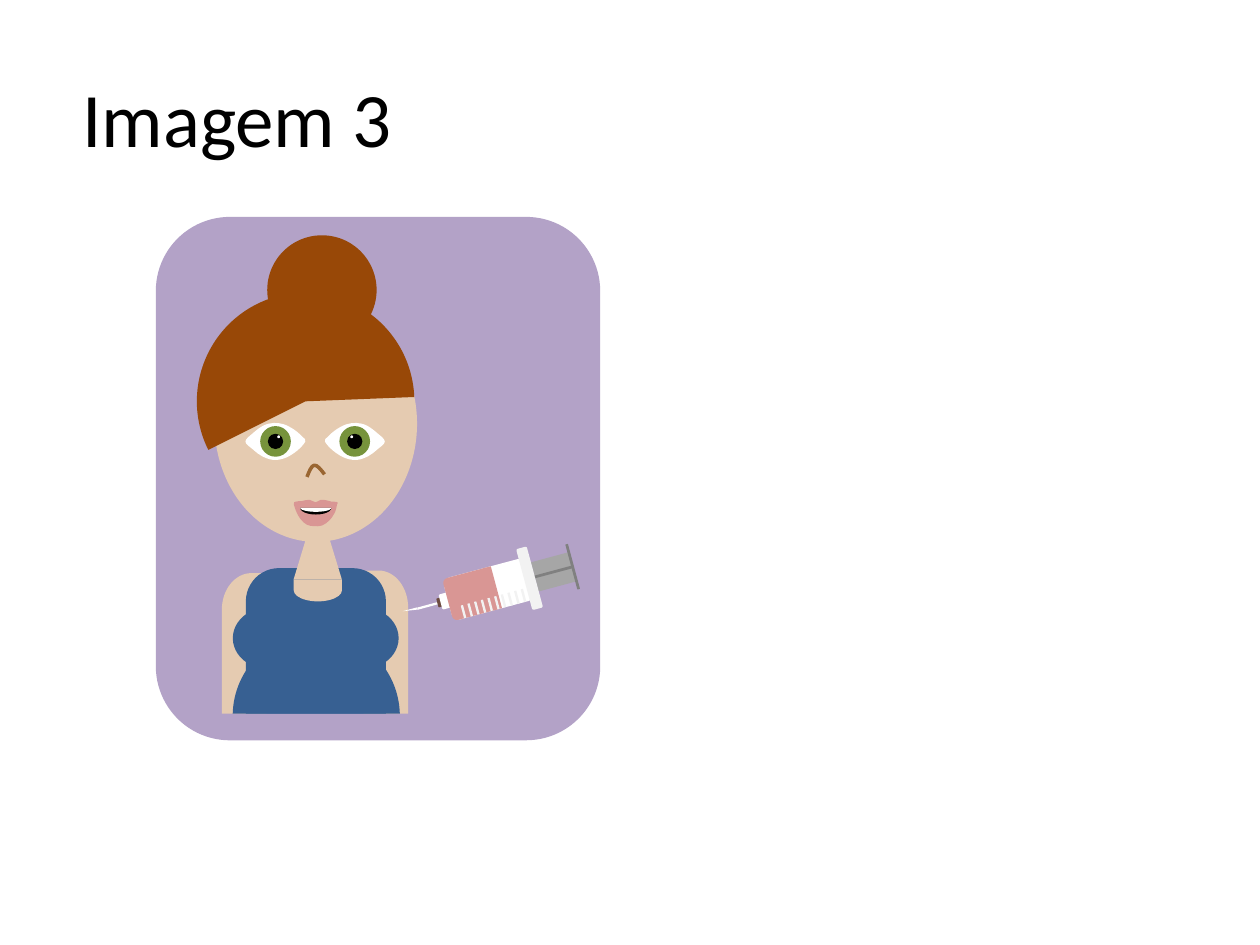
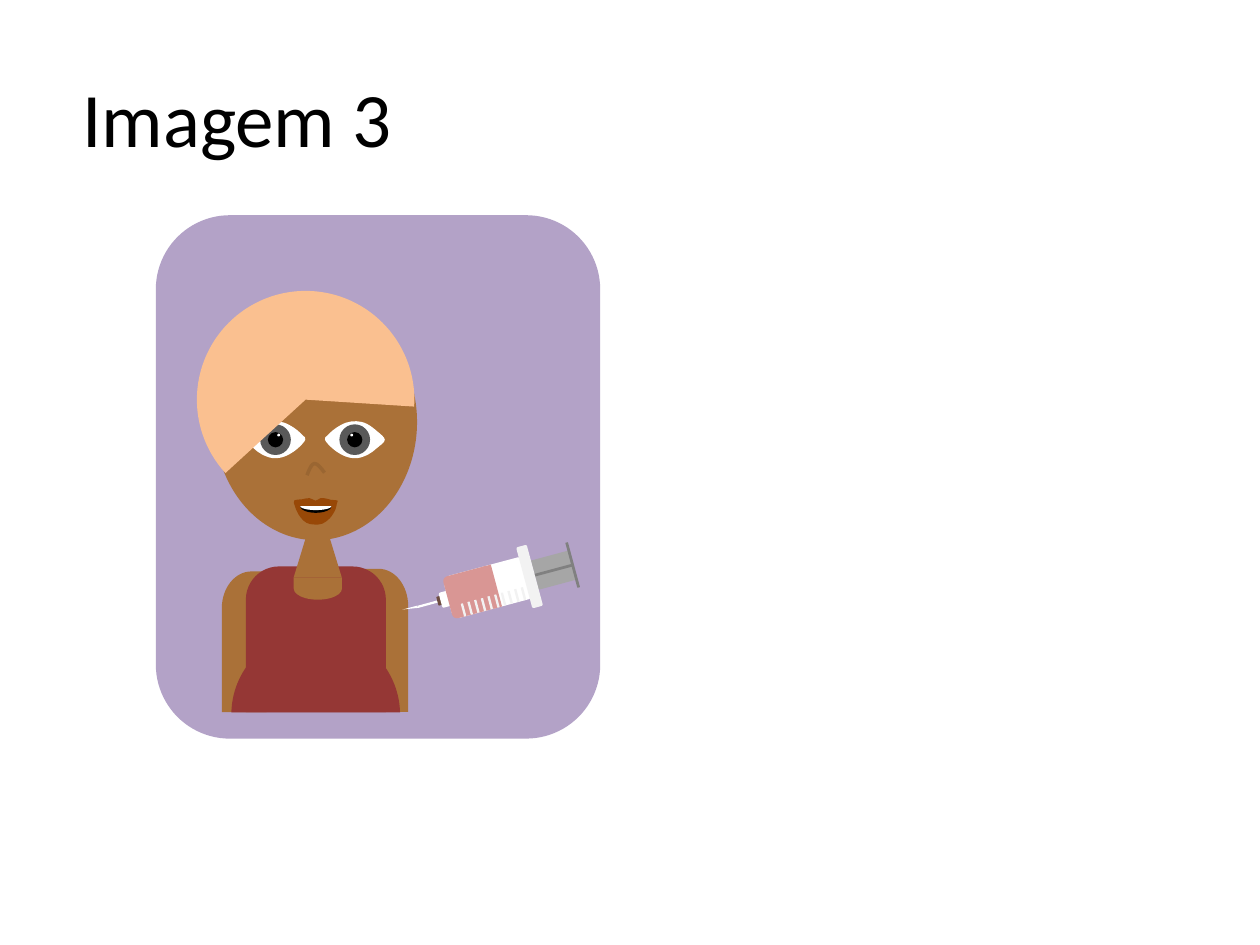
Before and after one commit to gustavogitzel/Discussex, a slide deck: slide 3 of Rascunhos/Imagens/Gravidez.pptx. Drawn at 1260x945 pixels with LibreOffice and Linux fonts; fonts in the diff are those of the drawing. Boxes give left, top, right and bottom in pixels: in the first picture for what was removed or moved away, otherwise in the second. Text is boxed around its words. In the diff, an @@ line names an element or a change of style, - is before the commit and + after.

```diff
--- a/Rascunhos/Imagens/Gravidez.pptx
+++ b/Rascunhos/Imagens/Gravidez.pptx
@@ ellipse removed at (x1=267, y1=236, x2=377, y2=345) @@
@@ pie slice (boxed as its full ellipse) at (x1=197, y1=291, x2=415, y2=509): fill #984807 to #FAC090; proportions changed @@
@@ fill #E5CBB1 to #AA7138 in 3 elements at (x1=294, y1=577, x2=341, y2=600), (x1=294, y1=514, x2=341, y2=578), (x1=214, y1=304, x2=417, y2=541) @@
@@ ellipse at (x1=261, y1=425, x2=291, y2=455): fill #77933C to #595959 @@
@@ outline redrawn in 3 elements at (x1=307, y1=464, x2=325, y2=475), (x1=246, y1=421, x2=306, y2=457), (x1=325, y1=421, x2=386, y2=457) @@
@@ ellipse at (x1=339, y1=425, x2=369, y2=455): fill #77933C to #595959 @@
@@ freeform shape at (x1=294, y1=498, x2=338, y2=524): fill #D99694 to #984807; outline redrawn @@
@@ round same rect at (x1=246, y1=567, x2=386, y2=713): fill #376092 to #953735 @@
@@ freeform shape at (x1=363, y1=568, x2=408, y2=712): fill #E5CBB1 to #AA7138; outline redrawn @@
@@ freeform shape at (x1=222, y1=571, x2=267, y2=712): fill #E5CBB1 to #AA7138; outline redrawn @@
@@ ellipse removed at (x1=233, y1=607, x2=305, y2=669) @@
@@ ellipse removed at (x1=326, y1=607, x2=398, y2=669) @@
@@ freeform shape at (x1=232, y1=631, x2=401, y2=713): fill #376092 to #953735; outline redrawn @@
```
Also in this commit, not shown: 2 other slides changed, 4 slides added, 12 other files.
